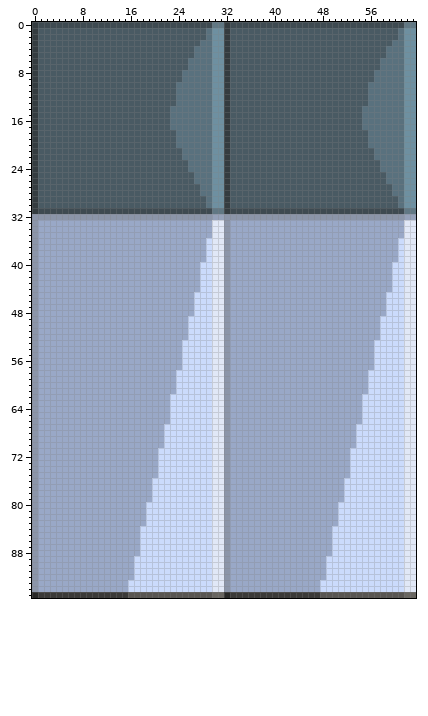
Sprite sheet -- assets/cabine/cabineSideLeft.png. Above: the version before the commit.
The file is 64x96 pixels. Colours within 5 levels of each other are drawn and written as one.
New version:
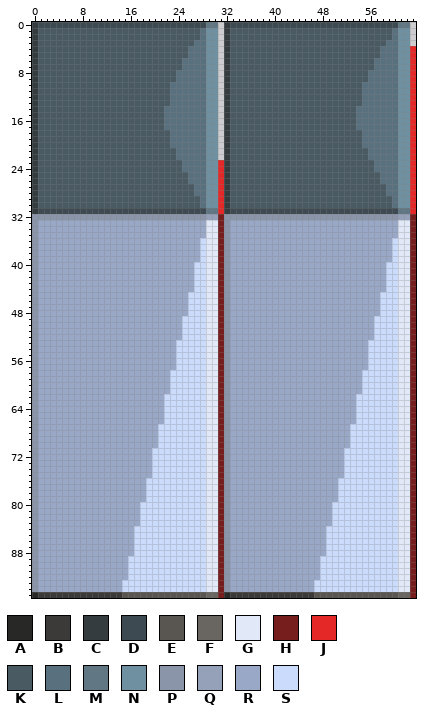
Palette (. is transparent): A #282827  B #3b3a38  C #343c40  D #3e4a51  E #595652  F #696661  G #e1e8f7  H #761d1d  J #e42828  K #495a63  L #59717e  M #617884  N #6e90a1  P #8b95a9  Q #95a1b9  R #99a8c7  S #cbdbfc
The author wrote: cause it was requested to show if cabines are open
From old to new:
y 0: x 29 D -> M; x 31 M -> .; x 61 D -> M; x 63 M -> .
y 1..2: x 28..29 KL -> LN; x 31 N -> .; x 60..61 KL -> LN; x 63 N -> .
y 3: x 27 K -> L; x 29 L -> N; x 31 N -> .; x 59 K -> L; x 61 L -> N; x 63 N -> .
y 4..5: x 26 K -> L; x 29 L -> N; x 31 N -> .; x 58 K -> L; x 61 L -> N; x 63 N -> J
y 6..7: x 25 K -> L; x 29 L -> N; x 31 N -> .; x 57 K -> L; x 61 L -> N; x 63 N -> J
y 8..9: x 24 K -> L; x 29 L -> N; x 31 N -> .; x 56 K -> L; x 61 L -> N; x 63 N -> J
y 10..13: x 23 K -> L; x 29 L -> N; x 31 N -> .; x 55 K -> L; x 61 L -> N; x 63 N -> J
y 14..17: x 22 K -> L; x 29 L -> N; x 31 N -> .; x 54 K -> L; x 61 L -> N; x 63 N -> J
y 18..20: x 23 K -> L; x 29 L -> N; x 31 N -> .; x 55 K -> L; x 61 L -> N; x 63 N -> J
y 21..22: x 24 K -> L; x 29 L -> N; x 31 N -> .; x 56 K -> L; x 61 L -> N; x 63 N -> J
y 23..24: x 25 K -> L; x 29 L -> N; x 31 N -> J; x 57 K -> L; x 61 L -> N; x 63 N -> J
y 25..26: x 26 K -> L; x 29 L -> N; x 31 N -> J; x 58 K -> L; x 61 L -> N; x 63 N -> J
y 27..28: x 27 K -> L; x 29 L -> N; x 31 N -> J; x 59 K -> L; x 61 L -> N; x 63 N -> J
y 29..30: x 28..29 KL -> LN; x 31 N -> J; x 60..61 KL -> LN; x 63 N -> J
y 31: x 29 D -> M; x 31 M -> J; x 61 D -> M; x 63 M -> J
y 32: x 29 P -> Q; x 31 Q -> H; x 61 P -> Q; x 63 Q -> H
y 33..35: x 29 R -> G; x 31 G -> H; x 61 R -> G; x 63 G -> H
y 36..39: x 28..29 RS -> SG; x 31 G -> H; x 60..61 RS -> SG; x 63 G -> H
y 40..44: x 27 R -> S; x 29 S -> G; x 31 G -> H; x 59 R -> S; x 61 S -> G; x 63 G -> H
y 45..48: x 26 R -> S; x 29 S -> G; x 31 G -> H; x 58 R -> S; x 61 S -> G; x 63 G -> H
y 49..52: x 25 R -> S; x 29 S -> G; x 31 G -> H; x 57 R -> S; x 61 S -> G; x 63 G -> H
y 53..57: x 24 R -> S; x 29 S -> G; x 31 G -> H; x 56 R -> S; x 61 S -> G; x 63 G -> H
y 58..61: x 23 R -> S; x 29 S -> G; x 31 G -> H; x 55 R -> S; x 61 S -> G; x 63 G -> H
y 62..66: x 22 R -> S; x 29 S -> G; x 31 G -> H; x 54 R -> S; x 61 S -> G; x 63 G -> H
y 67..70: x 21 R -> S; x 29 S -> G; x 31 G -> H; x 53 R -> S; x 61 S -> G; x 63 G -> H
y 71..75: x 20 R -> S; x 29 S -> G; x 31 G -> H; x 52 R -> S; x 61 S -> G; x 63 G -> H
y 76..79: x 19 R -> S; x 29 S -> G; x 31 G -> H; x 51 R -> S; x 61 S -> G; x 63 G -> H
y 80..83: x 18 R -> S; x 29 S -> G; x 31 G -> H; x 50 R -> S; x 61 S -> G; x 63 G -> H
y 84..88: x 17 R -> S; x 29 S -> G; x 31 G -> H; x 49 R -> S; x 61 S -> G; x 63 G -> H
y 89..92: x 16 R -> S; x 29 S -> G; x 31 G -> H; x 48 R -> S; x 61 S -> G; x 63 G -> H
y 93..94: x 15 R -> S; x 29 S -> G; x 31 G -> H; x 47 R -> S; x 61 S -> G; x 63 G -> H
y 95: x 15 B -> E; x 29 E -> F; x 31 F -> H; x 47 B -> E; x 61 E -> F; x 63 F -> H
Where, in picture pixels (left, top, right, bottom), the same in both pictures:
changed: (122, 22, 224, 598)
changed: (314, 22, 416, 598)
